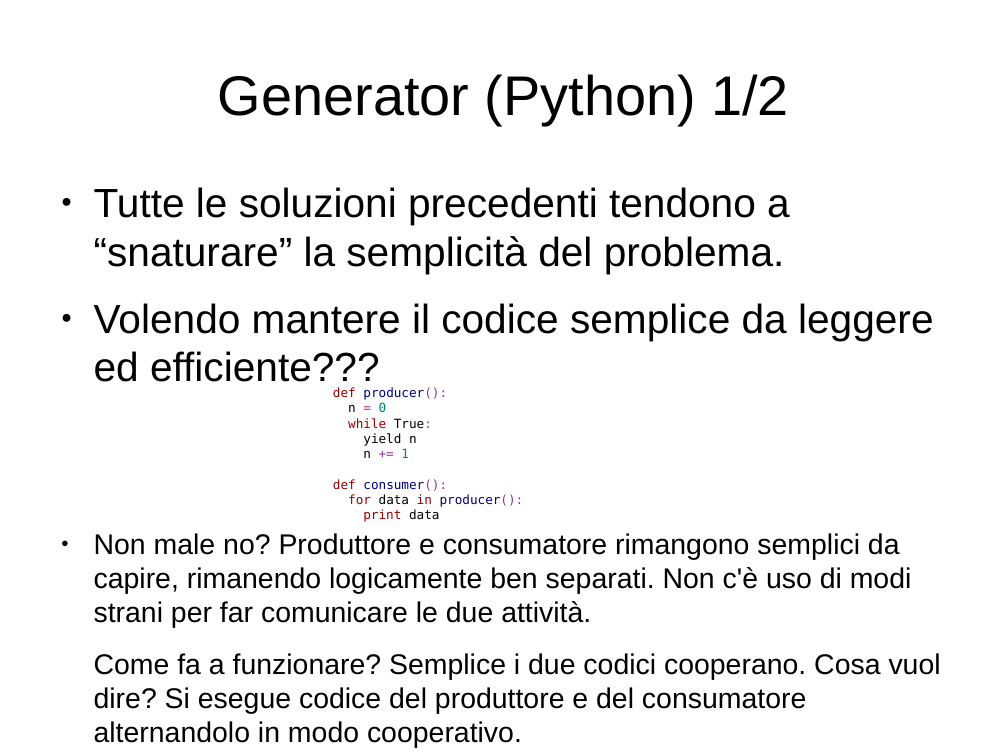
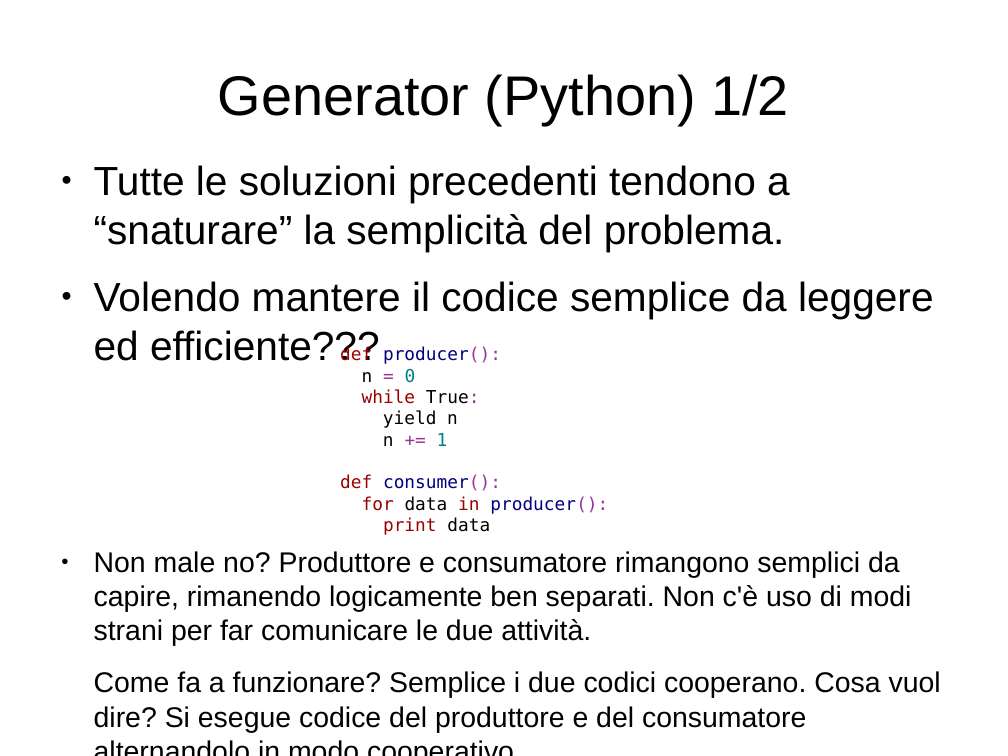
Before and after one commit to mdionisio/workshop_coroutine, a slide deck: slide 6 of presentazione.odp. Drawn at 1008x756 pixels with LibreOffice and Linux fonts; fonts in the diff are those of the drawing. Boxes give left, top, right and bottom in pixels: in the first picture for what was removed or moved away, otherwise in the second. Text is boxed around its words. In the diff, an @@ line names an element or a change of style, - is before the commit and + after.

```diff
--- a/presentazione.odp
+++ b/presentazione.odp
@@ text "Tutte le soluzioni precedenti tendono ...": place and size @@
-text "Tutte le soluzioni precedenti tendono ..." at bbox=[94, 187, 934, 340]
+text "Tutte le soluzioni precedenti tendono ..." at bbox=[94, 165, 934, 319]
@@ text "def producer():": place and size @@
-text "def producer():" at bbox=[333, 387, 524, 522]
+text "def producer():" at bbox=[340, 346, 608, 535]
@@ text "def producer():" at bbox=[340, 346, 608, 535]: size 10 to 14 pt @@
@@ text "Non male no? Produttore e ...": place and size @@
-text "Non male no? Produttore e ..." at bbox=[94, 533, 941, 714]
+text "Non male no? Produttore e ..." at bbox=[94, 551, 941, 732]
```
Also in this commit, not shown: 5 other slides changed.
